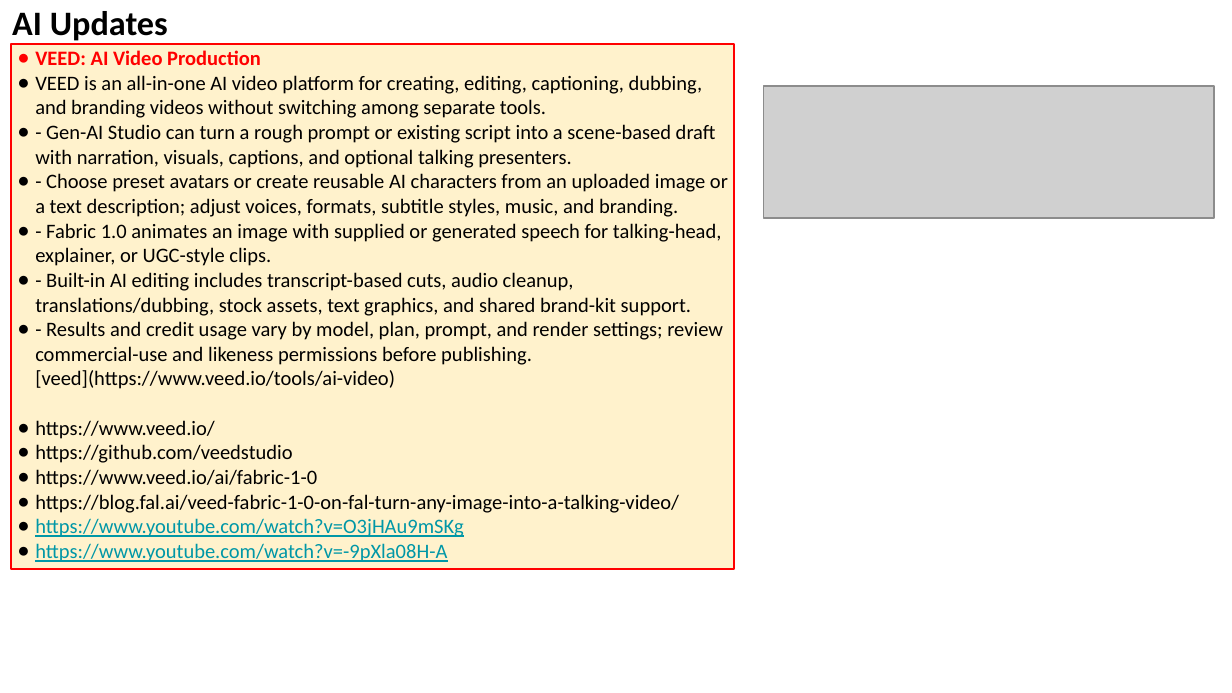
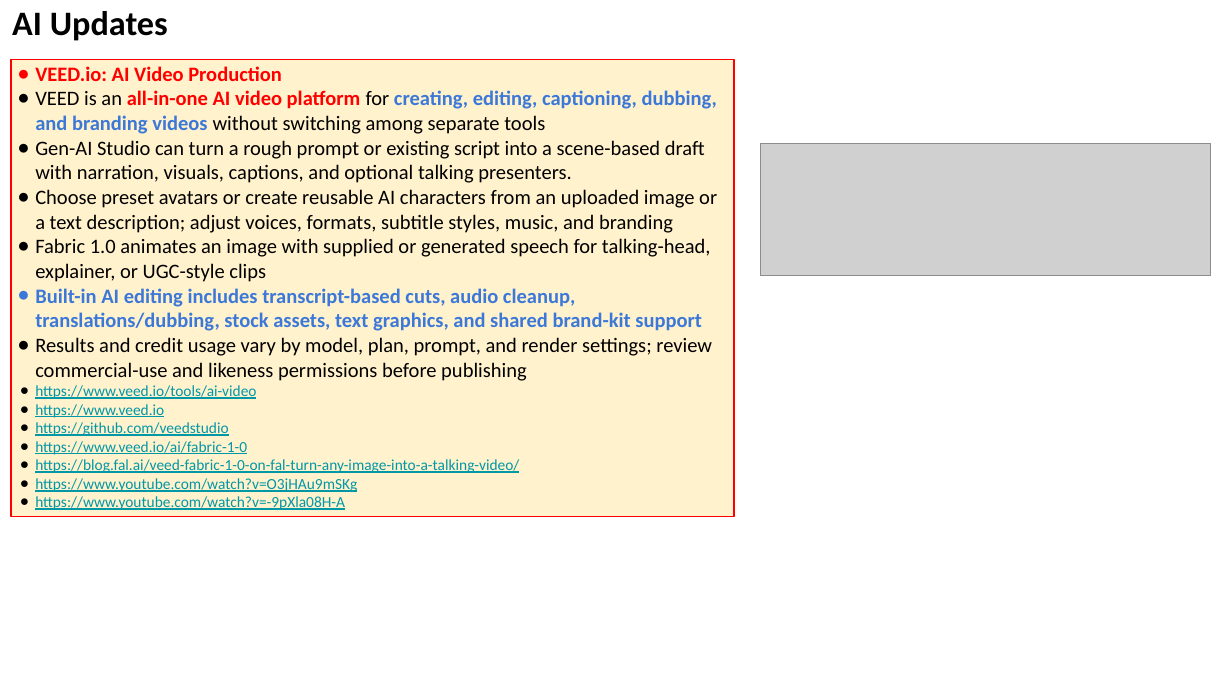
Before and after one commit to lselector/seminar, a slide deck: slide 19 of 2026/2026-08-21-AI-Updates.pptx. Drawn at 1232x693 pixels with LibreOffice and Linux fonts; fonts in the diff are those of the drawing; grey boxes stand for pictures. Boxes give left, top, right and bottom in pixels: in the first picture for what was removed or moved away, otherwise in the second. Text is boxed around its words. In the diff, an @@ line names an element or a change of style, - is before the commit and + after.

```diff
--- a/2026/2026-08-21-AI-Updates.pptx
+++ b/2026/2026-08-21-AI-Updates.pptx
@@ rectangle "VEED.io: AI Video Production": place and size @@
-rectangle "VEED.io: AI Video Production" at [11, 44, 734, 569]
+rectangle "VEED.io: AI Video Production" at [11, 59, 734, 516]
@@ text in rectangle at [35, 66, 717, 418]: text changed @@
-● VEED: AI Video Production
-● VEED is an all-in-one AI video platform for creating, editing, captioning, dubbing, and branding videos without switching among separate tools.
-● - Gen-AI Studio can turn a rough prompt or existing script into a scene-based draft with narration, visuals, captions, and optional talking presenters.
-● - Choose preset avatars or create reusable AI characters from an uploaded image or a text description; adjust voices, formats, subtitle styles, music, and branding.
-● - Fabric 1.0 animates an image with supplied or generated speech for talking-head, explainer, or UGC-style clips.
-● - Built-in AI editing includes transcript-based cuts, audio cleanup, translations/dubbing, stock assets, text graphics, and shared brand-kit support.
-● - Results and credit usage vary by model, plan, prompt, and render settings; review commercial-use and likeness permissions before publishing. [veed](https://www.veed.io/tools/ai-video)
-● https://www.veed.io/
+● VEED.io: AI Video Production
+● VEED is an all-in-one AI video platform for creating, editing, captioning, dubbing, and branding videos without switching among separate tools
+● Gen-AI Studio can turn a rough prompt or existing script into a scene-based draft with narration, visuals, captions, and optional talking presenters.
+● Choose preset avatars or create reusable AI characters from an uploaded image or a text description; adjust voices, formats, subtitle styles, music, and branding
+● Fabric 1.0 animates an image with supplied or generated speech for talking-head, explainer, or UGC-style clips
+● Built-in AI editing includes transcript-based cuts, audio cleanup, translations/dubbing, stock assets, text graphics, and shared brand-kit support
+● Results and credit usage vary by model, plan, prompt, and render settings; review commercial-use and likeness permissions before publishing
+● https://www.veed.io/tools/ai-video
+● https://www.veed.io
@@ picture: place and size @@
-picture at [764, 86, 1215, 218]
+picture at [760, 143, 1211, 275]
@@ text in rectangle at [35, 422, 519, 510]: size 12 to 9 pt in "https://github.com/veedstudio", "https://www.veed.io/ai/fabric-1-0", "https://blog.fal.ai/veed-fabric-1-0-on-fal-turn-any-image-in ...", "https://www.youtube.com/watch?v=O3jHAu9mSKg" and 1 more places; text colour #000000 to #0097A7, underline on in "https://github.com/veedstudio", "https://www.veed.io/ai/fabric-1-0", "https://blog.fal.ai/veed-fabric-1-0-on-fal-turn-any-image-in ..."; indent changed @@
```
Also in this commit, not shown: 22 other slides changed, 5 slides added, 4 slides removed.
